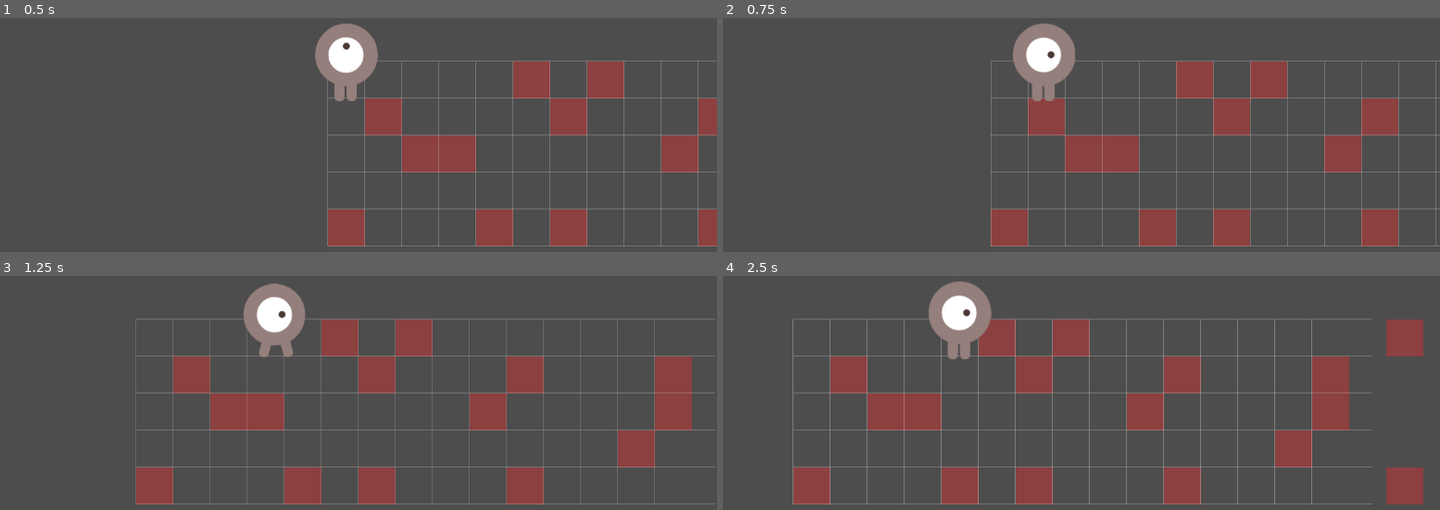
Above: before the commit, frames 1-4 (two rows, left to right).
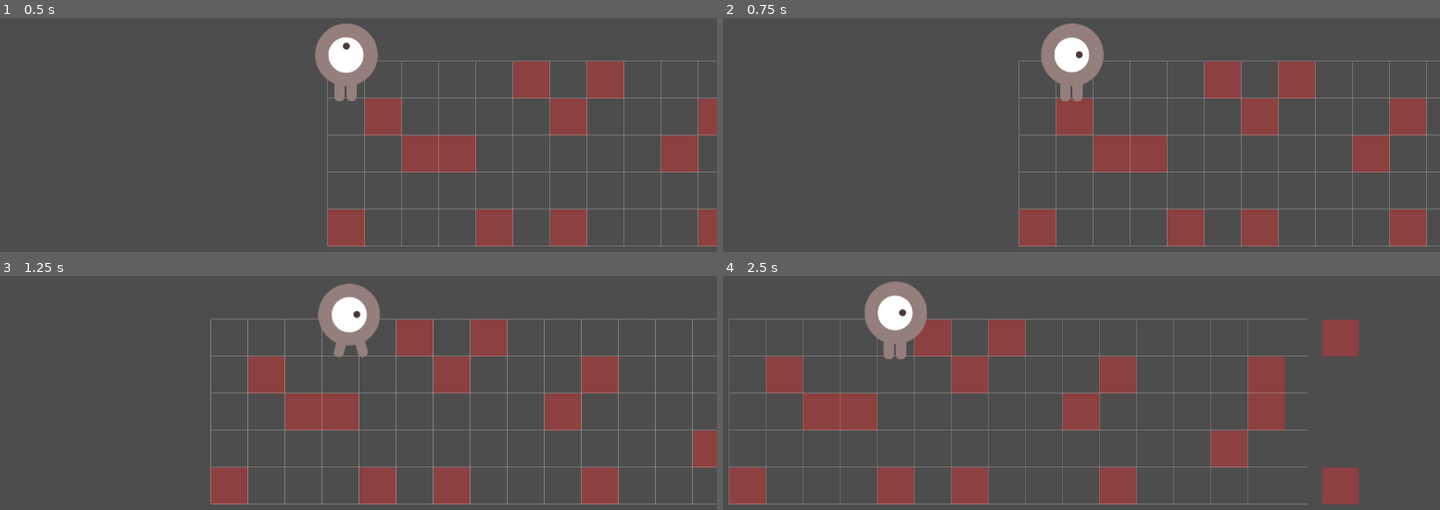
Above: after the commit, the same moments.

Repository: himanushi/godot-test
Game: Godot game, scene res://main.tscn
Two runs of this game, one before a commit and one after it. Both use one fixed random seed, a clock stepped at 60 frames per second and the inputs below.
Inputs:
- Up to frame 1 (0.5 s): no input
- Up to frame 2 (0.75 s): tap Enter at 0.5 s; hold Right (ui_right) from 0.53 s (still down)
- Up to frame 3 (1.25 s): keep holding Right (ui_right)
- Up to frame 4 (2.5 s): release Right (ui_right) at 1.28 s; hold Page Down (ui_page_down) 1.28-2.03 s; hold Right (ui_right) from 2.03 s (still down)

Frame 1 is identical in both runs. In frame 2, 19% of the frame differs, in the area x 37-100%, y 2-98%; in frame 3, 25%; in frame 4, 31%, in the area x 0-98%, y 2-98%.

Commit message:
fix: main.gd

Diff:
--- a/srpg/main.gd
+++ b/srpg/main.gd
@@ -3,27 +3,23 @@
 @onready var camera = $Camera2D
 @onready var player = $Characters/Player
 
-const CAMERA_OFFSET = 200.0  # カメラのオフセット量
+const CAMERA_SPEED = 400.0  # カメラオフセット調整速度
 
-var target_offset = 0.0
-var current_offset = 0.0
+var camera_offset_x = 0.0  # カメラのXオフセット
 
 func _process(delta):
 	if not player:
 		return
 
-	# プレイヤーの移動方向を取得
-	var move_dir = player.move_direction
+	# カメラオフセットをキー操作で調整
+	var camera_input = 0.0
+	if Input.is_action_pressed("ui_page_down"):  # E (右にずらす)
+		camera_input = 1.0
+	elif Input.is_action_pressed("ui_page_up"):  # Q (左にずらす)
+		camera_input = -1.0
 
-	# 移動方向に応じてオフセットを設定
-	if move_dir.x > 0:  # 右に移動中
-		target_offset = CAMERA_OFFSET  # カメラを右にずらす(プレイヤーは左側に)
-	elif move_dir.x < 0:  # 左に移動中
-		target_offset = -CAMERA_OFFSET  # カメラを左にずらす(プレイヤーは右側に)
-	# それ以外(停止中・上下移動)は現在のオフセットを維持
+	# オフセットを更新
+	camera_offset_x += camera_input * CAMERA_SPEED * delta
 
-	# スムーズにオフセットを変更
-	current_offset = lerp(current_offset, target_offset, 1.5 * delta)
-
-	# カメラのX座標をプレイヤー + オフセット
-	camera.position.x = player.position.x + current_offset
+	# カメラはプレイヤー位置 + オフセット
+	camera.position.x = player.position.x + camera_offset_x
